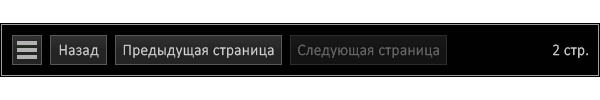
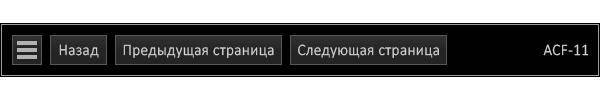
Revision of a layered 600 × 100 image; what changed, layer by layer:
added layer "CAR NUMBER" in group "PAGE NUMBER" over bbox(543, 44, 589, 56)
renamed "CC копия" to "PAGE NUMBER", hid it over bbox(553, 44, 588, 58)
"NEXT PAGE": opacity 50% → 100% over bbox(290, 35, 447, 65)
